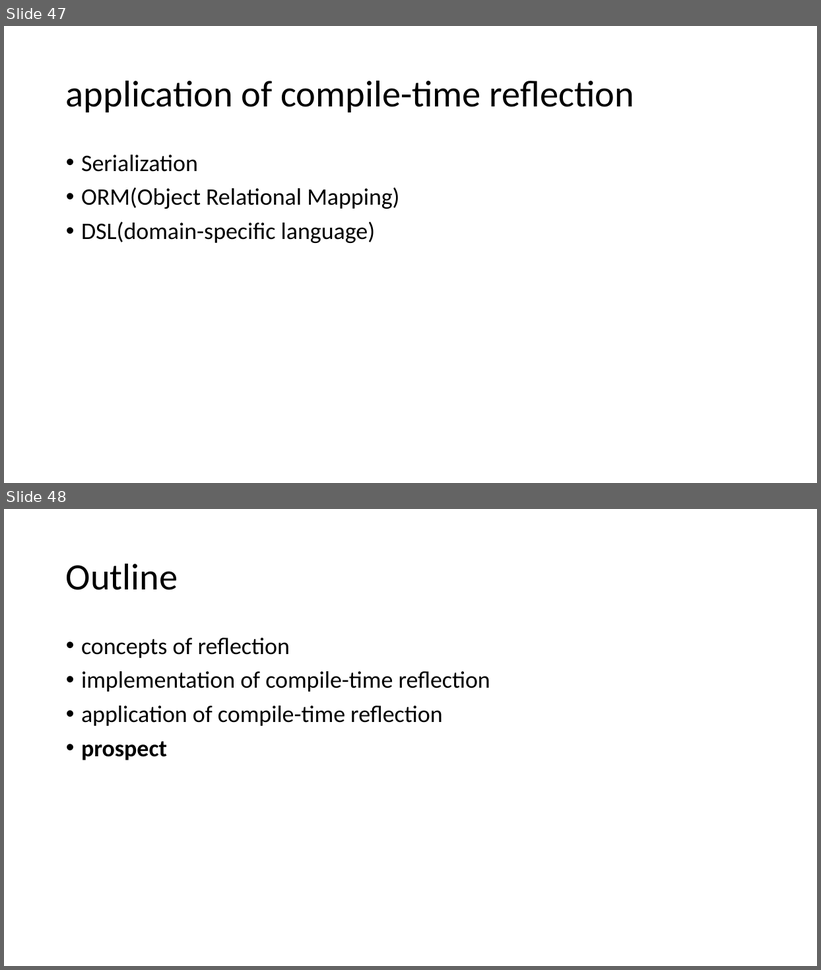
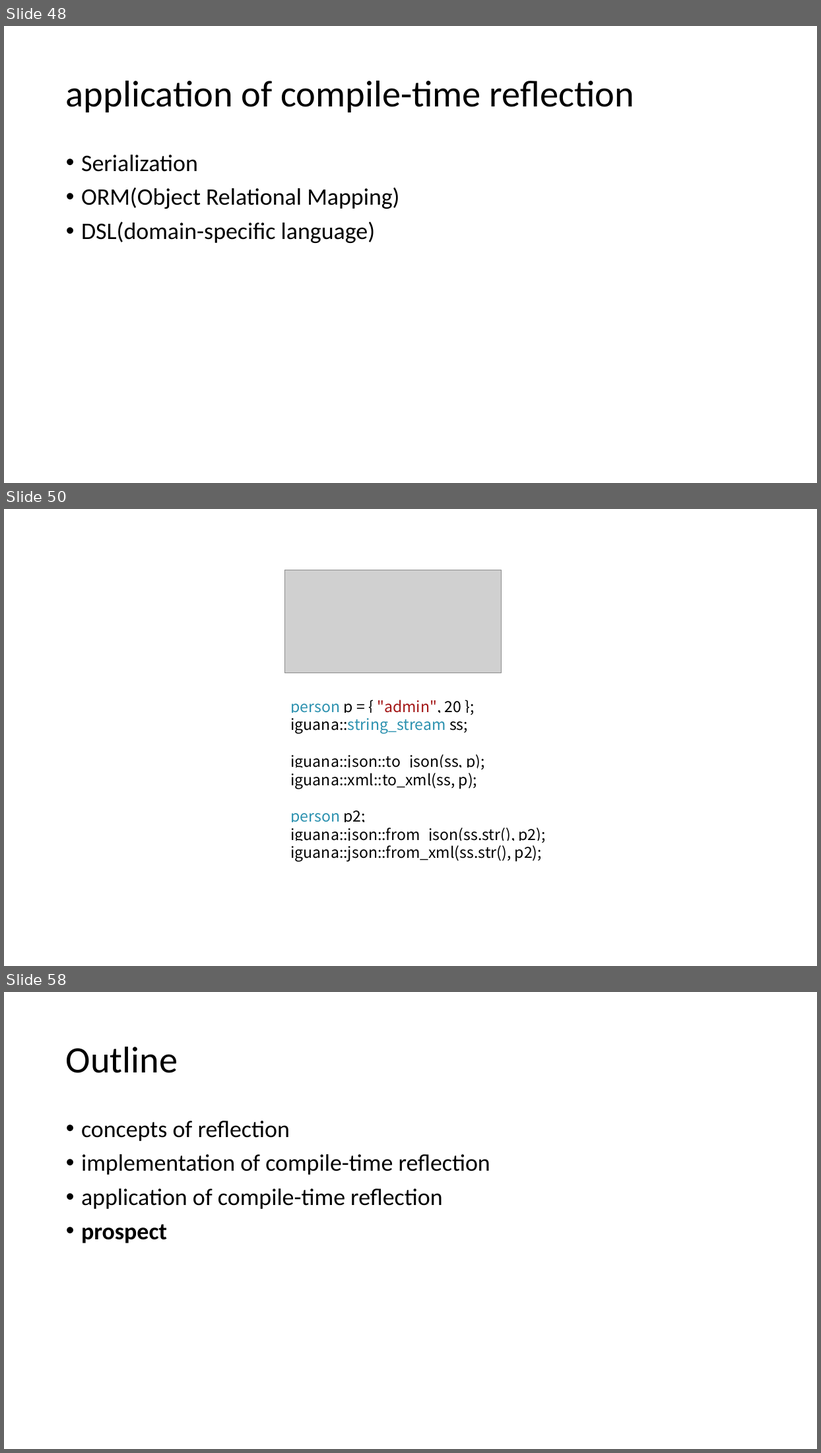
Before and after one commit to qicosmos/cppcon2017, a slide deck: cppcon2017.pptx. Shown one above the other, each under a label of ours: slides 47 and 48 before the commit, slides 48, 50 and 58 after it; the slides between them are not shown. The pictures are 821x970 and 821x1453 pixels, drawn with LibreOffice and Linux fonts; fonts in the diff are those of the drawing; grey boxes stand for pictures. Boxes give left, top, right and bottom in pixels: in the first picture for what was removed or moved away, otherwise in the second. Text is boxed around its words. In the diff, an @@ line names an element or a change of style, - is before the commit and + after.

```diff
--- a/cppcon2017.pptx
+++ b/cppcon2017.pptx
@@ slide 50 added at box(4, 509, 817, 966), background #FFFFFF @@
@@ picture added at box(285, 570, 502, 674) @@
@@ text added at box(291, 700, 546, 862), 18 pt, text #000000 @@
+person p = { "admin", 20 };
+iguana::string_stream ss;
+iguana::json::to_json(ss, p);
+iguana::xml::to_xml(ss, p);
+person p2;
+iguana::json::from_json(ss.str(), p2);
+iguana::json::from_xml(ss.str(), p2);
@@ what was slide 47 is now slide 48 @@
@@ what was slide 48 is now slide 58 @@
```
Also in this commit, not shown: 1 slide changed, 9 other slides added.
